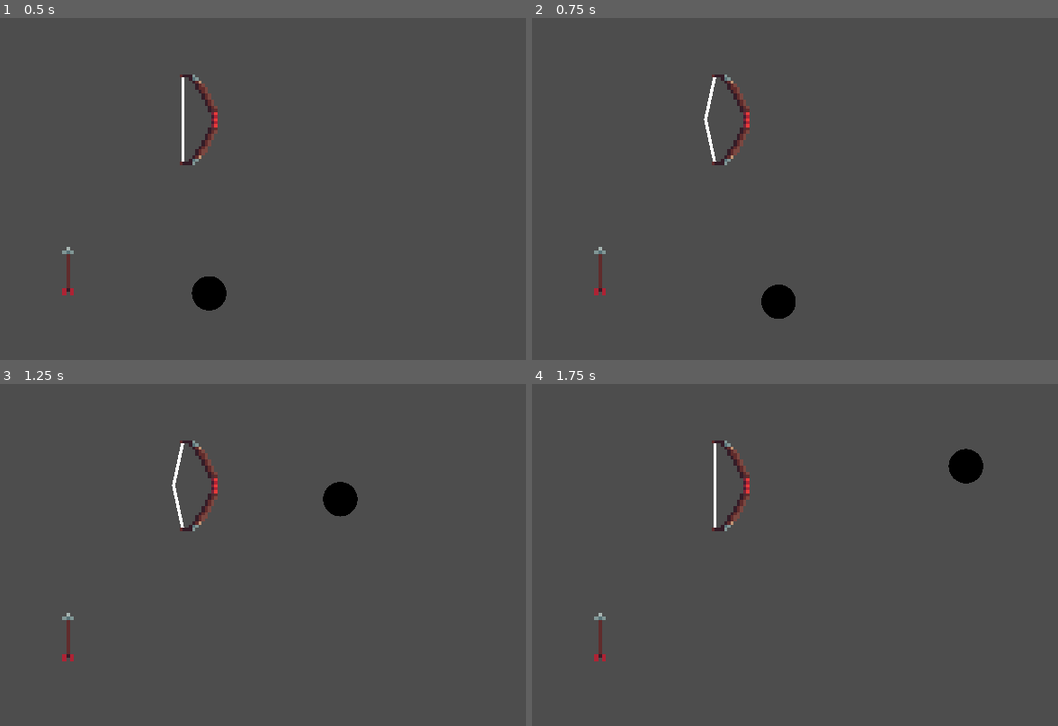
Above: before the commit, frames 1-4 (two rows, left to right).
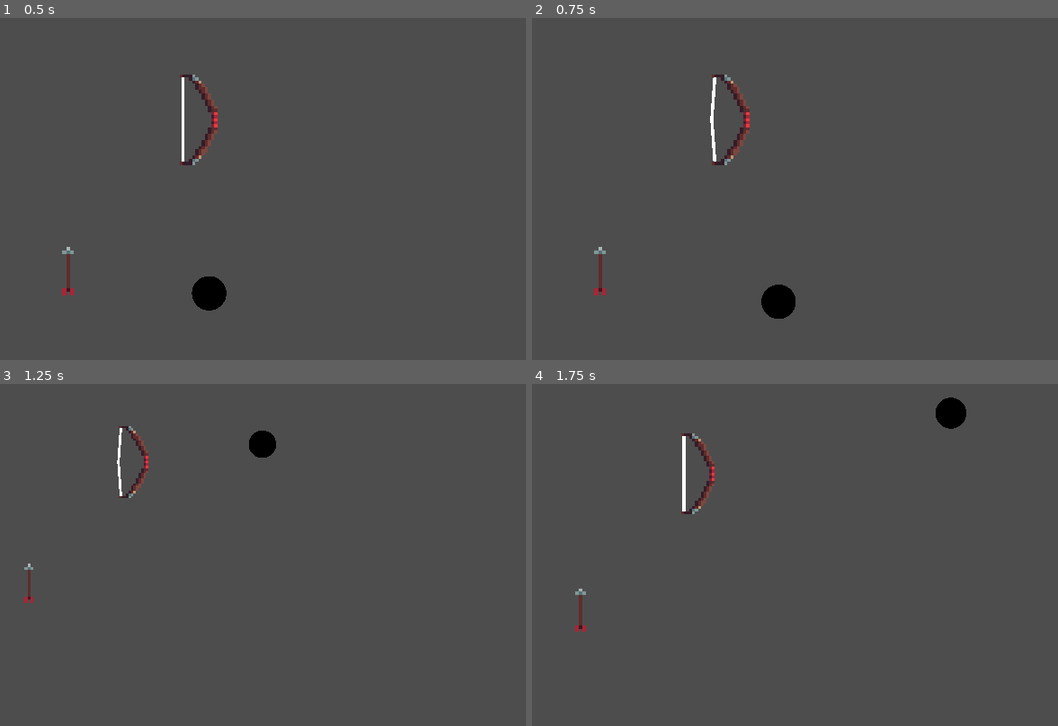
Above: after the commit, the same moments.

Repository: Apologieze/Bowman
Game: Godot game, scene res://scene/world.tscn
Same seed, same stepped clock (60 frames per second), same inputs: the game is played once before the commit and once after it.
Inputs (mouse positions are in pixels of both pictures, inside the frame that each line leads up to):
- Up to frame 1 (0.5 s): no input
- Up to frame 2 (0.75 s): tap Enter (ui_accept) at 0.5 s; move the mouse to (921, 182) at 0.52 s; press the mouse at (921, 182) at 0.53 s; hold Right (ui_right) from 0.53 s (still down)
- Up to frame 3 (1.25 s): keep holding Right (ui_right); tap Enter (ui_accept) at 0.77 s; tap - (minus, bound only after the commit) at 0.8 s
- Up to frame 4 (1.75 s): keep holding Right (ui_right); move the mouse to (621, 589) at 1.27 s; release the mouse at (621, 589) at 1.28 s; tap - (minus, bound only after the commit) at 1.35 s; click (621, 589) at 1.42 s; tap Enter (ui_accept) at 1.52 s; tap + (plus, bound only after the commit) at 1.55 s

Frame 1 is identical in both runs. In frame 2, 0.2% of the frame differs, in the area x 32-36%, y 17-42%; in frame 3, 2.1%; in frame 4, 2.3%, in the area x 8-86%, y 3-82%.

Commit message:
rotation arc + elasticité

Diff:
--- a/code/Arrow.gd
+++ b/code/Arrow.gd
@@ -25,10 +25,3 @@
 
 
 	move_and_slide()
-	# Get the input direction and handle the movement/deceleration.
-	# As good practice, you should replace UI actions with custom gameplay actions.
-#	var direction = Input.get_axis("ui_left", "ui_right")
-#	if direction:
-#		velocity.x = direction * SPEED
-#	else:
-#		velocity.x = move_toward(velocity.x, 0, SPEED)
--- a/code/world.gd
+++ b/code/world.gd
@@ -11,6 +11,8 @@
 			DisplayServer.window_set_mode(DisplayServer.WINDOW_MODE_FULLSCREEN)
 		else:
 			DisplayServer.window_set_mode(DisplayServer.WINDOW_MODE_WINDOWED)
+	var direction = Input.get_axis("minus", "plus")
+	scale += Vector2(direction, direction)*0.1
 
 # Called every frame. 'delta' is the elapsed time since the previous frame.
 func _process(delta):
--- a/project.godot
+++ b/project.godot
@@ -31,3 +31,13 @@
 "events": [Object(InputEventMouseButton,"resource_local_to_scene":false,"resource_name":"","device":-1,"window_id":0,"a …(253 unchanged characters)…
 ]
 }
+plus={
+"deadzone": 0.5,
+"events": [Object(InputEventKey,"resource_local_to_scene":false,"resource_name":"","device":0,"window_id":0,"alt_pressed":false,"shift_pressed":false,"ctrl_pressed":false,"meta_pressed":false,"pressed":false,"keycode":0,"physical_keycode":0,"key_label":43,"unicode":0,"echo":false,"script":null)
+]
+}
+minus={
+"deadzone": 0.5,
+"events": [Object(InputEventKey,"resource_local_to_scene":false,"resource_name":"","device":0,"window_id":0,"alt_pressed":false,"shift_pressed":false,"ctrl_pressed":false,"meta_pressed":false,"pressed":false,"keycode":0,"physical_keycode":0,"key_label":45,"unicode":0,"echo":false,"script":null)
+]
+}
--- a/scene/Bow.gd
+++ b/scene/Bow.gd
@@ -3,18 +3,26 @@
 
 # Called when the node enters the scene tree for the first time.
 func _ready():
-	var string = $String
+	pass
 
+@onready var Arrow: CharacterBody2D = get_node("../Arrow")
 var mouse_click: Vector2 = Vector2(0,0)
+var pos_calc: Vector2
 
 # Called every frame. 'delta' is the elapsed time since the previous frame.
 func _process(delta):
 	if Input.is_action_pressed("click"):
-		$String.set_point_position(1, ((get_viewport().get_mouse_position()-mouse_click)*0.1+Vector2(-8,0)))
+		pos_calc = get_viewport().get_mouse_position()-mouse_click
+		$String.set_point_position(1, Vector2(-abs(pos_calc.length()*0.05-1),0))
+		rotation = (pos_calc+Vector2(-1,0)).angle()+PI
+		scale.y = 5/(0.0004*pos_calc.length()+1)
+		scale.x = 5+0.001*pos_calc.length()
+#		Arrow.position = position+$String.get_point_position(1)*5
 
 
 func _input(event):
 	if event.is_action_pressed("click"):
 		mouse_click = get_viewport().get_mouse_position()
 	elif event.is_action_released("click"):
-		$String.set_point_position(1, Vector2(-5,0))
+		$String.set_point_position(1, Vector2(0,0))
+		scale = Vector2(5,5)
--- a/scene/world.tscn
+++ b/scene/world.tscn
@@ -32,10 +32,25 @@
 [node name="CollisionShape2D" type="CollisionShape2D" parent="Ball"]
 shape = SubResource("CircleShape2D_60j0w")
 
+[node name="Bow" type="Sprite2D" parent="."]
+texture_filter = 1
+position = Vector2(521, 189)
+scale = Vector2(5, 5)
+texture = ExtResource("6_ww74r")
+flip_h = true
+script = ExtResource("7_07ldl")
+
+[node name="String" type="Line2D" parent="Bow"]
+z_index = -1
+position = Vector2(-5, 0)
+points = PackedVector2Array(0, -14, 0, 0, 0, 14)
+width = 1.0
+
 [node name="Arrow" type="CharacterBody2D" parent="."]
 texture_filter = 1
 position = Vector2(312, 396)
 script = ExtResource("4_yxrbd")
+metadata/_edit_group_ = true
 
 [node name="Texture" type="Sprite2D" parent="Arrow"]
 texture_filter = 1
@@ -52,16 +67,3 @@
 [node name="CollisionShape2D" type="CollisionShape2D" parent="StaticBody2D"]
 position = Vector2(393, 519)
 shape = SubResource("RectangleShape2D_exxo0")
-
-[node name="Bow" type="Sprite2D" parent="."]
-texture_filter = 1
-position = Vector2(521, 189)
-scale = Vector2(5, 5)
-texture = ExtResource("6_ww74r")
-flip_h = true
-script = ExtResource("7_07ldl")
-
-[node name="String" type="Line2D" parent="Bow"]
-z_index = -1
-points = PackedVector2Array(-5, -14, -5, 0, -5, 14)
-width = 1.0
